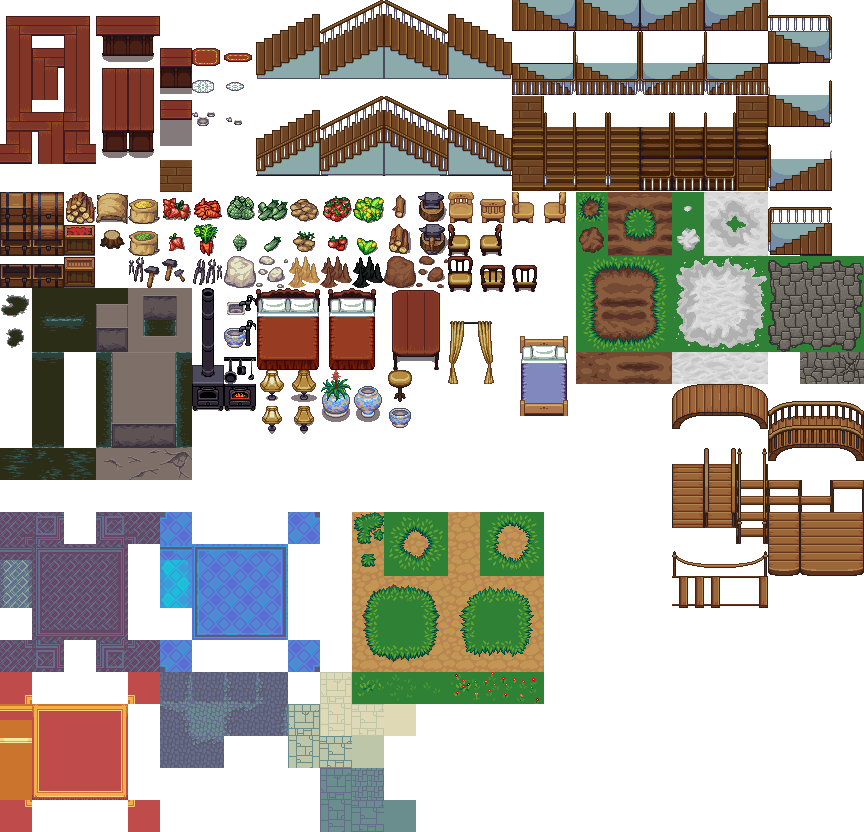
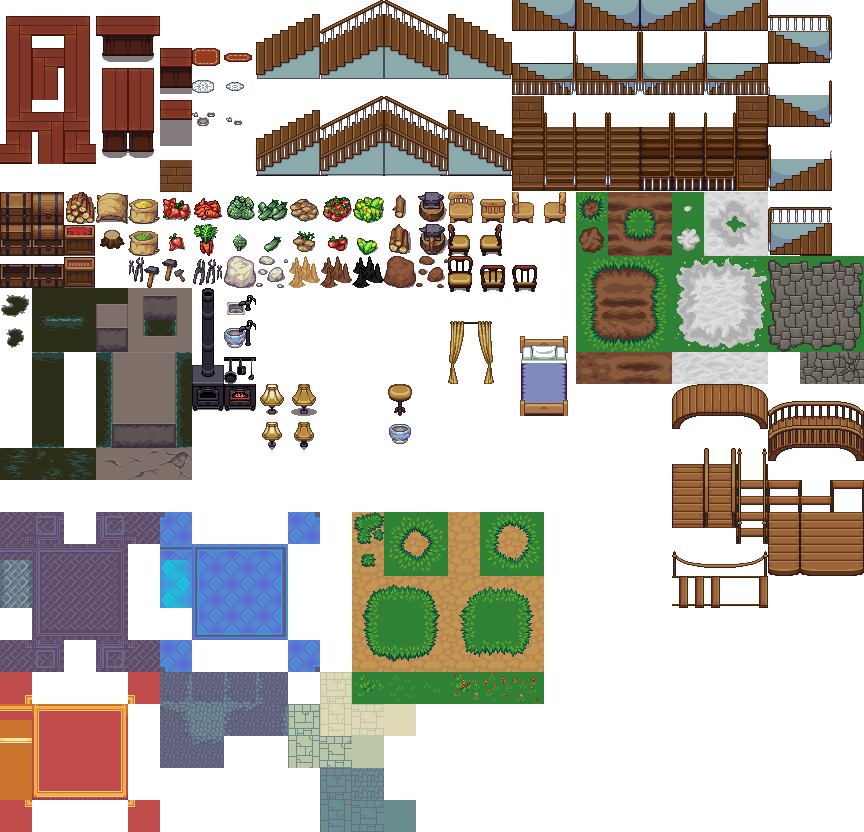
Layers edited between the first and the second 864×832 image:
painted on "lpc.png" over (256, 288, 440, 450)
